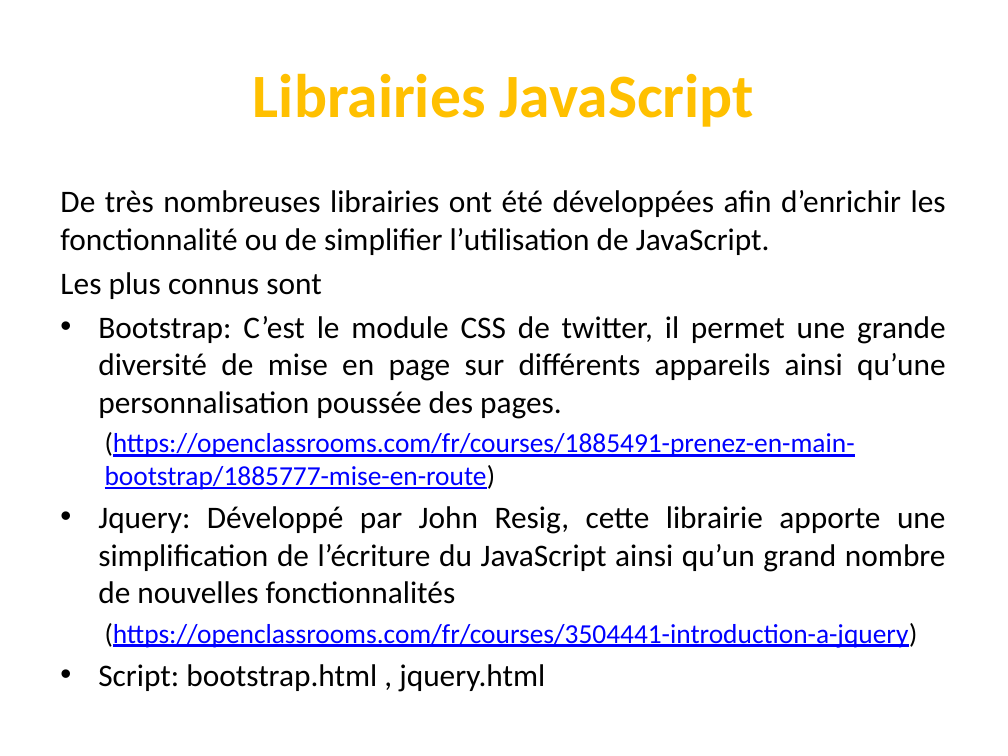
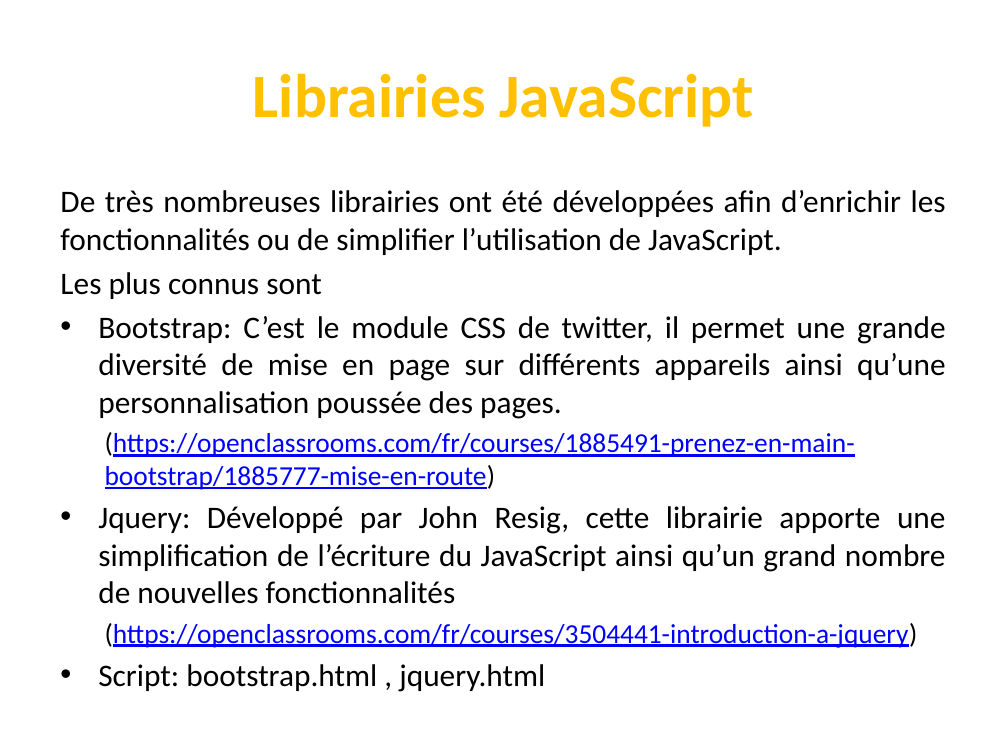
Before and after one commit to codeRoomMarseille/JavaScript_20180914, a slide deck: slide 30 of javascript.pptx. Drawn at 1008x756 pixels with LibreOffice and Linux fonts; fonts in the diff are those of the drawing. Boxes give left, top, right and bottom in pixels: in the first picture for what was removed or moved away, otherwise in the second. Text is boxed around its words. In the diff, an @@ line names an element or a change of style, - is before the commit and + after.

```diff
--- a/javascript.pptx
+++ b/javascript.pptx
@@ text at (x1=60, y1=190, x2=946, y2=255): text changed @@
-De très nombreuses librairies ont été développées afin d’enrichir les fonctionnalité ou de simplifier l’utilisation de JavaScript.
+De très nombreuses librairies ont été développées afin d’enrichir les fonctionnalités ou de simplifier l’utilisation de JavaScript.
```
Also in this commit, not shown: 3 other slides changed.
